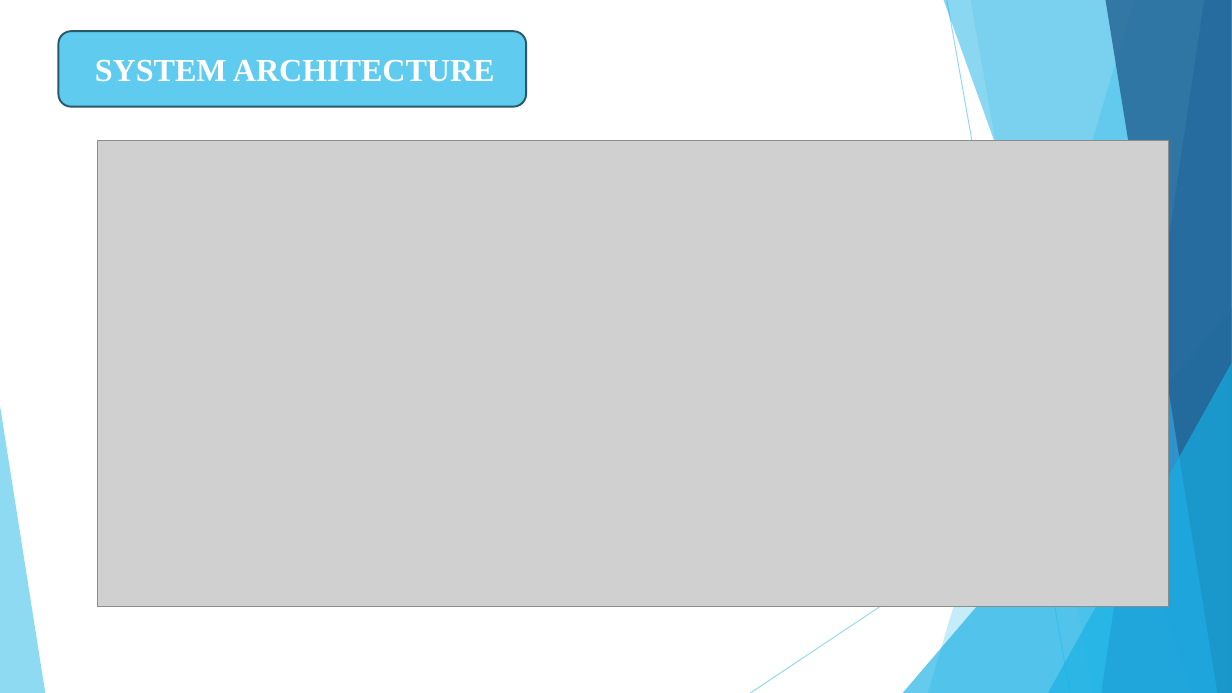
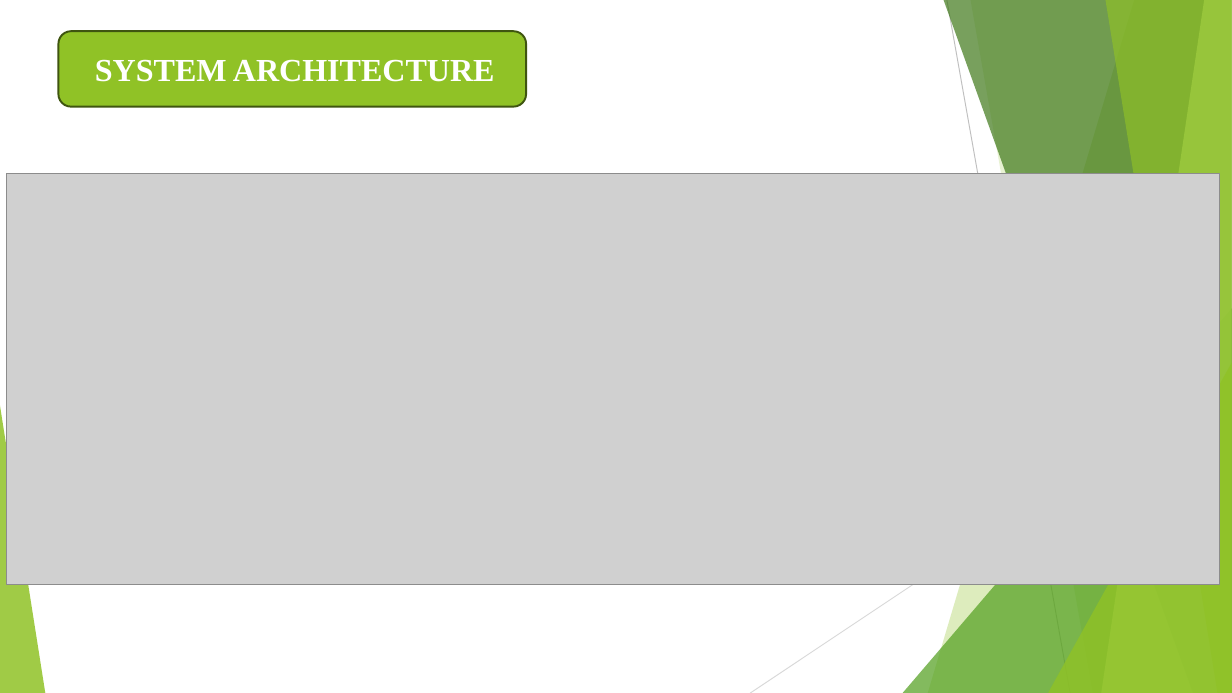
Before and after one commit to JagadeeshPadam/Dysarthria-Detection, a slide deck: slide 10 of reference.pptx. Drawn at 1232x693 pixels with LibreOffice and Linux fonts; fonts in the diff are those of the drawing; grey boxes stand for pictures. Boxes give left, top, right and bottom in pixels: in the first picture for what was removed or moved away, otherwise in the second. Text is boxed around its words. In the diff, an @@ line names an element or a change of style, - is before the commit and + after.

```diff
--- a/reference.pptx
+++ b/reference.pptx
@@ freeform shape at box(928, 0, 1232, 693): fill #5FCBEF at 36% opacity to #90C226 at 30% opacity @@
@@ freeform shape at box(944, 0, 1232, 693): fill #17B0E4 at 50% opacity to #3F7819 at 70% opacity @@
@@ line (947, 0) - (1070, 693): stroke #5FCBEF 0.75 pt to #BFBFBF 0.75 pt @@
@@ freeform shape at box(970, 0, 1232, 693): fill #5FCBEF at 20% opacity to #90C226 at 20% opacity @@
@@ freeform shape at box(1102, 0, 1232, 693): fill #2E83C3 at 70% opacity to #C0E474 at 70% opacity @@
@@ freeform shape at box(1105, 0, 1232, 693): fill #226292 at 80% opacity to #90C226 at 65% opacity @@
@@ rounded rectangle at box(58, 31, 526, 107): fill #5FCBEF to #90C226; outline #2A5969 1.5 pt to #3F5511 1.5 pt @@
@@ picture: place and size @@
-picture at box(98, 140, 1168, 606)
+picture at box(6, 174, 1220, 584)
@@ triangle at box(903, 308, 1232, 693): fill #17B0E4 at 66% opacity to #54A021 at 72% opacity @@
@@ line (1232, 372) - (750, 693): stroke #5FCBEF 0.75 pt to #D9D9D9 0.75 pt @@
@@ triangle at box(1048, 363, 1232, 693): fill #17B0E4 at 66% opacity to #90C226 at 80% opacity @@
@@ triangle at box(0, 406, 45, 693): fill #5FCBEF at 70% opacity to #90C226 at 85% opacity @@
```
Also in this commit, not shown: 12 other slides changed, 8 slides added, 8 slides removed.
